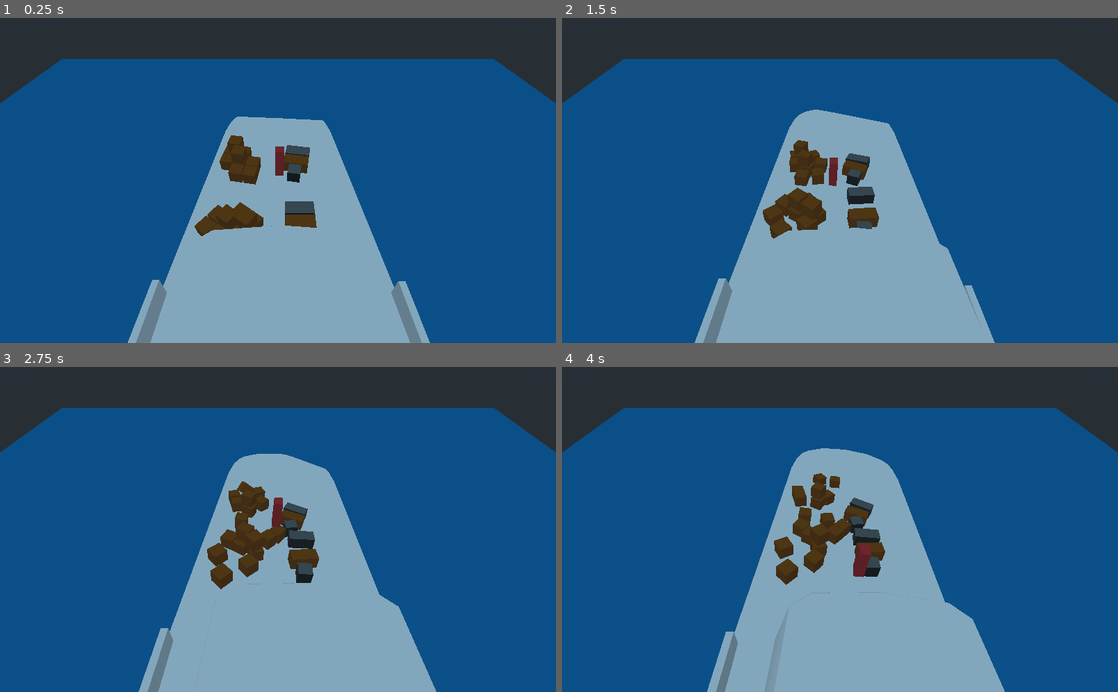
Above: before the commit, frames 1-4 (two rows, left to right).
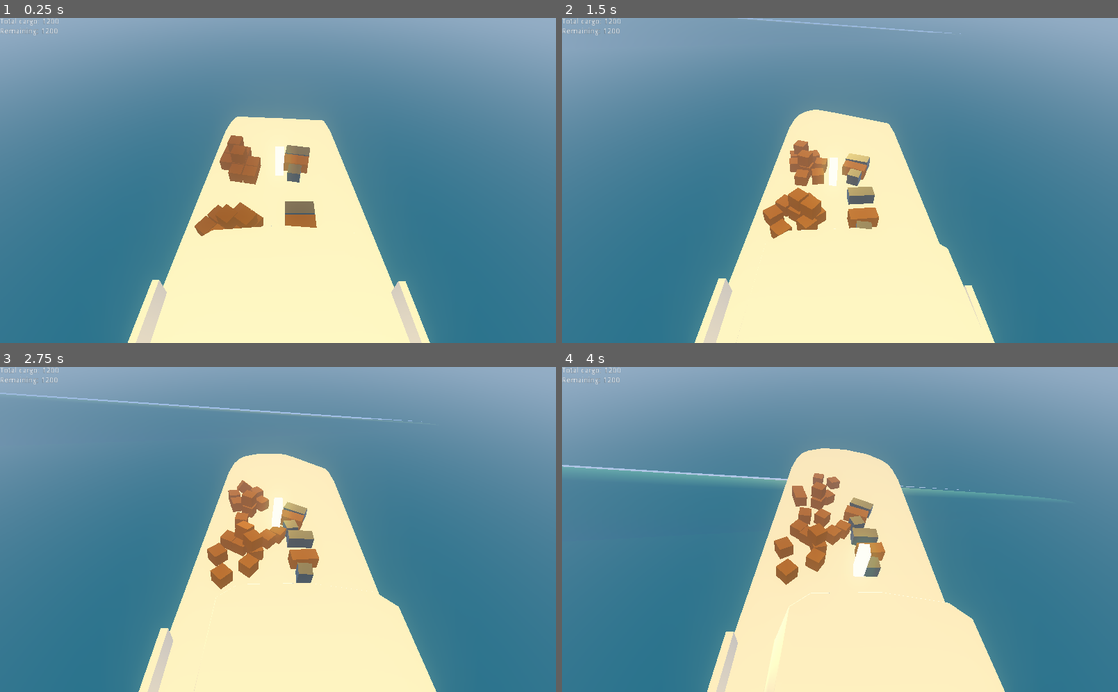
Above: after the commit, the same moments.

Repository: Boivin92/GMTK2020
Game: Godot game, scene res://Game/Level/Level.tscn
The game is run twice, just before and just after one commit, with the same random seed, the same clock (stepped at 60 frames per second) and the same inputs. The project has no main scene, so this scene is started directly.
Inputs (mouse positions are in pixels of both pictures, inside the frame that each line leads up to):
- Up to frame 1 (0.25 s): no input
- Up to frame 2 (1.5 s): move the mouse to (962, 164) at 0.52 s; hold Right (ui_right) 0.53-1.28 s; click (962, 164) at 0.6 s; move the mouse to (728, 196) at 1.27 s; hold Down (ui_down) from 1.28 s (still down); click (728, 196) at 1.35 s
- Up to frame 3 (2.75 s): move the mouse to (333, 458) at 2.02 s; release Down (ui_down) at 2.03 s; hold Right (ui_right) from 2.03 s (still down); click (333, 458) at 2.1 s
- Up to frame 4 (4 s): move the mouse to (812, 594) at 2.77 s; release Right (ui_right) at 2.78 s; hold Up (ui_up) 2.78-3.53 s; click (812, 594) at 2.85 s; move the mouse to (1006, 578) at 3.52 s; hold Left (ui_left) from 3.53 s (still down); click (1006, 578) at 3.6 s

The runs differ from the first frame. In frame 1, 100% of the frame differs, in the area x 0-100%, y 0-100%; in frame 2, 100%; in frame 3, 100%; in frame 4, 100%.

Commit message:
UI + Score + Menu + waves

Diff:
--- /dev/null
+++ b/Cargo/Crate.gd
@@ -0,0 +1,12 @@
+extends RigidBody
+
+class_name Crate
+
+export (int) var cargo_value = 50
+
+func _ready():
+	Score.register_new_cargo(self)
+
+func is_lost():
+	Score.cargo_lost(self)
+	queue_free()
--- a/Cargo/Crate.tscn
+++ b/Cargo/Crate.tscn
@@ -1,11 +1,13 @@
-[gd_scene load_steps=4 format=2]
+[gd_scene load_steps=5 format=2]
 
 [ext_resource path="res://Cargo/wood.tres" type="Material" id=1]
 [ext_resource path="res://Cargo/smallBoxShape.tres" type="Shape" id=2]
 [ext_resource path="res://Cargo/smallCrateMesh.tres" type="CubeMesh" id=3]
+[ext_resource path="res://Cargo/Crate.gd" type="Script" id=4]
 
 [node name="Crate" type="RigidBody"]
 collision_mask = 3
+script = ExtResource( 4 )
 
 [node name="MeshInstance" type="MeshInstance" parent="."]
 transform = Transform( 0.5, 0, 0, 0, 0.5, 0, 0, 0, 0.5, 0, 0, 0 )
--- /dev/null
+++ b/Game/Level/Level.gd
@@ -0,0 +1,8 @@
+extends Spatial
+
+func _ready():
+	Score.new_game()
+
+func _process(delta):
+	if Input.is_action_just_pressed("ui_cancel"):
+		get_tree().change_scene("res://Game/Menu/MainMenu.tscn")
--- a/Game/Level/Level.tscn
+++ b/Game/Level/Level.tscn
@@ -1,10 +1,16 @@
-[gd_scene load_steps=10 format=2]
+[gd_scene load_steps=16 format=2]
 
 [ext_resource path="res://Grue/Grue.tscn" type="PackedScene" id=1]
 [ext_resource path="res://Boat/Boat.tscn" type="PackedScene" id=2]
 [ext_resource path="res://Cargo/SpawningZones/CrateSpawningZone.tscn" type="PackedScene" id=3]
 [ext_resource path="res://Boat/boat_big.tscn" type="PackedScene" id=4]
 [ext_resource path="res://Boat/boat_big.gd" type="Script" id=5]
+[ext_resource path="res://Game/Level/water.tres" type="Material" id=6]
+[ext_resource path="res://Game/Level/Wave.tscn" type="PackedScene" id=7]
+[ext_resource path="res://Game/Level/LevelEnvironment.tres" type="Environment" id=8]
+[ext_resource path="res://Game/Level/Level.gd" type="Script" id=9]
+[ext_resource path="res://Game/Level/Ocean.gd" type="Script" id=10]
+[ext_resource path="res://Game/Level/LevelUi.tscn" type="PackedScene" id=11]
 
 [sub_resource type="Animation" id=1]
 resource_name = "craddle"
@@ -41,18 +47,18 @@
 "times": PoolRealArray( 0, 2, 4, 6, 8, 10 )
 }
 
-[sub_resource type="SpatialMaterial" id=2]
-flags_transparent = true
-albedo_color = Color( 0, 0.376471, 0.576471, 1 )
+[sub_resource type="PlaneMesh" id=3]
+material = ExtResource( 6 )
+size = Vector2( 200, 200 )
 
-[sub_resource type="PlaneMesh" id=3]
-material = SubResource( 2 )
-size = Vector2( 80, 80 )
+[sub_resource type="BoxShape" id=5]
+extents = Vector3( 99.4718, 26.3844, 87.3494 )
 
 [sub_resource type="PhysicsMaterial" id=4]
 friction = 0.2
 
 [node name="Level" type="Spatial"]
+script = ExtResource( 9 )
 
 [node name="boat" parent="." instance=ExtResource( 2 )]
 visible = false
@@ -77,10 +83,19 @@
 [node name="CrateSpawningZone4" parent="." instance=ExtResource( 3 )]
 transform = Transform( 1, 0, 0, 0, 1, 0, 0, 0, 1, -1.48779, 5.44651, 8.49869 )
 
-[node name="MeshInstance" type="MeshInstance" parent="."]
+[node name="Ocean" type="MeshInstance" parent="."]
 transform = Transform( 1, 0, 0, 0, 1, 0, 0, 0, 1, 0, 1.21927, 0 )
 mesh = SubResource( 3 )
 material/0 = null
+script = ExtResource( 10 )
+
+[node name="Wave" parent="Ocean" instance=ExtResource( 7 )]
+
+[node name="Area" type="Area" parent="Ocean"]
+
+[node name="CollisionShape" type="CollisionShape" parent="Ocean/Area"]
+transform = Transform( 1, 0, 0, 0, 1, 0, 0, 0, 1, 0, -28.5937, 0 )
+shape = SubResource( 5 )
 
 [node name="boat_big" parent="." instance=ExtResource( 4 )]
 physics_material_override = SubResource( 4 )
@@ -88,3 +103,14 @@
 
 [node name="Grue" parent="boat_big" instance=ExtResource( 1 )]
 transform = Transform( 1, 0, 0, 0, 1, 0, 0, 0, 1, -0.0240302, 6.0001, 5.10777 )
+
+[node name="WorldEnvironment" type="WorldEnvironment" parent="."]
+environment = ExtResource( 8 )
+
+[node name="DirectionalLight" type="DirectionalLight" parent="."]
+transform = Transform( 1, 0, 0, 0, 1, 0, 0, 0, 1, -51.3517, 74.2112, -106.257 )
+light_color = Color( 1, 0.854902, 0.415686, 1 )
+light_energy = 3.75
+
+[node name="LevelUi" parent="." instance=ExtResource( 11 )]
+[connection signal="body_entered" from="Ocean/Area" to="Ocean" method="_on_Area_body_entered"]
--- /dev/null
+++ b/Game/Level/LevelEnvironment.tres
@@ -0,0 +1,21 @@
+[gd_resource type="Environment" load_steps=2 format=2]
+
+[sub_resource type="ProceduralSky" id=6]
+sky_top_color = Color( 0.945098, 0.843137, 0.647059, 1 )
+sky_horizon_color = Color( 0.862745, 0.847059, 0.423529, 1 )
+ground_bottom_color = Color( 0.196078, 0.498039, 0.796078, 1 )
+ground_horizon_color = Color( 0.807843, 0.462745, 0.156863, 1 )
+ground_curve = 0.0565687
+sun_color = Color( 0.807843, 0.462745, 0.156863, 1 )
+sun_latitude = 26.53
+sun_longitude = -148.24
+
+[resource]
+background_mode = 2
+background_sky = SubResource( 6 )
+ambient_light_color = Color( 0.898039, 0.898039, 0.898039, 1 )
+ambient_light_energy = 1.33
+ambient_light_sky_contribution = 0.79
+fog_enabled = true
+glow_enabled = true
+glow_bloom = 0.38
--- /dev/null
+++ b/Game/Level/LevelUi.tscn
@@ -0,0 +1,29 @@
+[gd_scene load_steps=2 format=2]
+
+[ext_resource path="res://LevelUi.gd" type="Script" id=1]
+
+[node name="LevelUi" type="Control"]
+anchor_right = 1.0
+anchor_bottom = 1.0
+script = ExtResource( 1 )
+__meta__ = {
+"_edit_use_anchors_": false
+}
+
+[node name="VBoxContainer" type="VBoxContainer" parent="."]
+margin_right = 40.0
+margin_bottom = 40.0
+__meta__ = {
+"_edit_use_anchors_": false
+}
+
+[node name="Total" type="Label" parent="VBoxContainer"]
+margin_right = 78.0
+margin_bottom = 14.0
+text = "Total Cargo: "
+
+[node name="Remaining" type="Label" parent="VBoxContainer"]
+margin_top = 18.0
+margin_right = 78.0
+margin_bottom = 32.0
+text = "Remaining: "
--- /dev/null
+++ b/Game/Level/Ocean.gd
@@ -0,0 +1,21 @@
+extends MeshInstance
+
+
+# Declare member variables here. Examples:
+# var a = 2
+# var b = "text"
+
+
+# Called when the node enters the scene tree for the first time.
+func _ready():
+	pass # Replace with function body.
+
+
+# Called every frame. 'delta' is the elapsed time since the previous frame.
+#func _process(delta):
+#	pass
+
+
+func _on_Area_body_entered(body):
+	if body is Crate:
+		body.is_lost()
--- /dev/null
+++ b/Game/Level/Wave.gd
@@ -0,0 +1,19 @@
+extends MeshInstance
+
+
+export(float) var speed = 15
+var starting_position
+
+# Called when the node enters the scene tree for the first time.
+func _ready():
+	starting_position = self.transform
+	pass # Replace with function body.
+
+func _physics_process(delta):
+	self.translate(Vector3(0,0,-1) * speed * delta)
+
+
+func _on_Timer_timeout():
+	self.transform = starting_position
+
+	pass # Replace with function body.
--- /dev/null
+++ b/Game/Level/Wave.tscn
@@ -0,0 +1,28 @@
+[gd_scene load_steps=5 format=2]
+
+[ext_resource path="res://Game/Level/Wave.gd" type="Script" id=1]
+
+[sub_resource type="SpatialMaterial" id=10]
+params_cull_mode = 1
+params_grow = true
+params_grow_amount = 0.2
+
+[sub_resource type="SpatialMaterial" id=9]
+next_pass = SubResource( 10 )
+albedo_color = Color( 0, 0.376471, 0.576471, 1 )
+
+[sub_resource type="CylinderMesh" id=7]
+material = SubResource( 9 )
+top_radius = 12.0
+height = 180.0
+
+[node name="Wave" type="MeshInstance"]
+transform = Transform( 2.50343e-07, 1, 0, -1, 2.50343e-07, 0, 0, 0, 1, 35.0075, -2.70164, 74.3236 )
+mesh = SubResource( 7 )
+material/0 = null
+script = ExtResource( 1 )
+
+[node name="Timer" type="Timer" parent="."]
+wait_time = 10.0
+autostart = true
+[connection signal="timeout" from="Timer" to="." method="_on_Timer_timeout"]
--- /dev/null
+++ b/Game/Level/water.tres
@@ -0,0 +1,11 @@
+[gd_resource type="SpatialMaterial" load_steps=2 format=2]
+
+[sub_resource type="SpatialMaterial" id=8]
+params_cull_mode = 1
+params_grow = true
+params_grow_amount = 0.2
+
+[resource]
+next_pass = SubResource( 8 )
+flags_transparent = true
+albedo_color = Color( 0, 0.376471, 0.576471, 1 )
--- /dev/null
+++ b/Game/Menu/MainMenu.tscn
@@ -0,0 +1,59 @@
+[gd_scene load_steps=5 format=2]
+
+[ext_resource path="res://Game/Level/LevelEnvironment.tres" type="Environment" id=1]
+[ext_resource path="res://Boat/boat_big.tscn" type="PackedScene" id=2]
+[ext_resource path="res://Game/Menu/Menu.tscn" type="PackedScene" id=3]
+
+[sub_resource type="Animation" id=1]
+resource_name = "passive"
+length = 40.0
+loop = true
+tracks/0/type = "bezier"
+tracks/0/path = NodePath(".:rotation_degrees:x")
+tracks/0/interp = 1
+tracks/0/loop_wrap = true
+tracks/0/imported = false
+tracks/0/enabled = true
+tracks/0/keys = {
+"points": PoolRealArray( 0, -0.25, 0, 0.25, 0, 0, -0.25, 0, 0.25, 0 ),
+"times": PoolRealArray( 0, 40 )
+}
+tracks/1/type = "bezier"
+tracks/1/path = NodePath(".:rotation_degrees:y")
+tracks/1/interp = 1
+tracks/1/loop_wrap = true
+tracks/1/imported = false
+tracks/1/enabled = true
+tracks/1/keys = {
+"points": PoolRealArray( 0, -0.25, 0, 0.25, 0, 360, -0.25, 0, 0.25, 0 ),
+"times": PoolRealArray( 0, 40 )
+}
+tracks/2/type = "bezier"
+tracks/2/path = NodePath(".:rotation_degrees:z")
+tracks/2/interp = 1
+tracks/2/loop_wrap = true
+tracks/2/imported = false
+tracks/2/enabled = true
+tracks/2/keys = {
+"points": PoolRealArray( 0, -0.25, 0, 0.25, 0, 0, -0.25, 0, 0.25, 0 ),
+"times": PoolRealArray( 0, 40 )
+}
+
+[node name="MainMenu" type="Spatial"]
+
+[node name="WorldEnvironment" type="WorldEnvironment" parent="."]
+environment = ExtResource( 1 )
+
+[node name="Spatial" type="Spatial" parent="."]
+
+[node name="AnimationPlayer" type="AnimationPlayer" parent="Spatial"]
+autoplay = "passive"
+anims/passive = SubResource( 1 )
+
+[node name="Camera" type="Camera" parent="Spatial"]
+transform = Transform( 1, 0, 0, 0, 0.847242, 0.531206, 0, -0.531206, 0.847242, 0, 19.7132, 44.5064 )
+current = true
+
+[node name="boat_big" parent="." instance=ExtResource( 2 )]
+
+[node name="Menu" parent="." instance=ExtResource( 3 )]
--- /dev/null
+++ b/Game/Menu/Menu.gd
@@ -0,0 +1,11 @@
+extends Control
+
+var game = preload("res://Game/Level/Level.tscn")
+
+func _on_StartGame_pressed():
+	get_tree().change_scene_to(game)
+	pass # Replace with function body.
+
+func _on_Quit_pressed():
+	get_tree().quit()
+	pass # Replace with function body.
--- /dev/null
+++ b/Game/Menu/Menu.tscn
@@ -0,0 +1,37 @@
+[gd_scene load_steps=2 format=2]
+
+[ext_resource path="res://Game/Menu/Menu.gd" type="Script" id=1]
+
+[node name="Menu" type="Control"]
+anchor_right = 1.0
+anchor_bottom = 1.0
+script = ExtResource( 1 )
+__meta__ = {
+"_edit_use_anchors_": false
+}
+
+[node name="VBoxContainer" type="VBoxContainer" parent="."]
+anchor_left = 1.0
+anchor_right = 1.0
+anchor_bottom = 1.0
+margin_left = -175.0
+margin_right = -47.0
+custom_constants/separation = 41
+alignment = 1
+__meta__ = {
+"_edit_use_anchors_": false
+}
+
+[node name="StartGame" type="Button" parent="VBoxContainer"]
+margin_top = 259.0
+margin_right = 128.0
+margin_bottom = 279.0
+text = "Start Game"
+
+[node name="Quit" type="Button" parent="VBoxContainer"]
+margin_top = 320.0
+margin_right = 128.0
+margin_bottom = 340.0
+text = "Quit"
+[connection signal="pressed" from="VBoxContainer/StartGame" to="." method="_on_StartGame_pressed"]
+[connection signal="pressed" from="VBoxContainer/Quit" to="." method="_on_Quit_pressed"]
--- /dev/null
+++ b/Game/Score.gd
@@ -0,0 +1,15 @@
+extends Node
+
+var cargo_points_remaining = 0
+var cargo_points_total = 0
+
+func new_game():
+	cargo_points_remaining = 0
+	cargo_points_total = 0
+
+func register_new_cargo(cargo):
+	cargo_points_total += cargo.cargo_value
+	cargo_points_remaining += cargo.cargo_value
+
+func cargo_lost(cargo):
+	cargo_points_remaining -= cargo.cargo_value
--- /dev/null
+++ b/Game/Score.tscn
@@ -0,0 +1,6 @@
+[gd_scene load_steps=2 format=2]
+
+[ext_resource path="res://Game/Score.gd" type="Script" id=1]
+
+[node name="Score" type="Node"]
+script = ExtResource( 1 )
--- /dev/null
+++ b/LevelUi.gd
@@ -0,0 +1,21 @@
+extends Control
+
+
+# Declare member variables here. Examples:
+# var a = 2
+# var b = "text"
+
+
+# Called when the node enters the scene tree for the first time.
+func _ready():
+	pass # Replace with function body.
+
+func _process(delta):
+	update_remaining_cargo()
+	update_total_cargo()
+
+func update_remaining_cargo():
+	$VBoxContainer/Remaining.text = "Remaining: " + str(Score.cargo_points_remaining)
+
+func update_total_cargo():
+	$VBoxContainer/Total.text = "Total cargo: " + str(Score.cargo_points_total)
--- a/project.godot
+++ b/project.godot
@@ -8,15 +8,24 @@
 
 config_version=4
 
-_global_script_classes=[  ]
+_global_script_classes=[ {
+"base": "RigidBody",
+"class": "Crate",
+"language": "GDScript",
+"path": "res://Cargo/Crate.gd"
+} ]
 _global_script_class_icons={
-
+"Crate": ""
 }
 
 [application]
 
 config/name="GMTK2020"
 config/icon="res://icon.png"
+
+[autoload]
+
+Score="*res://Game/Score.tscn"
 
 [input]
 
